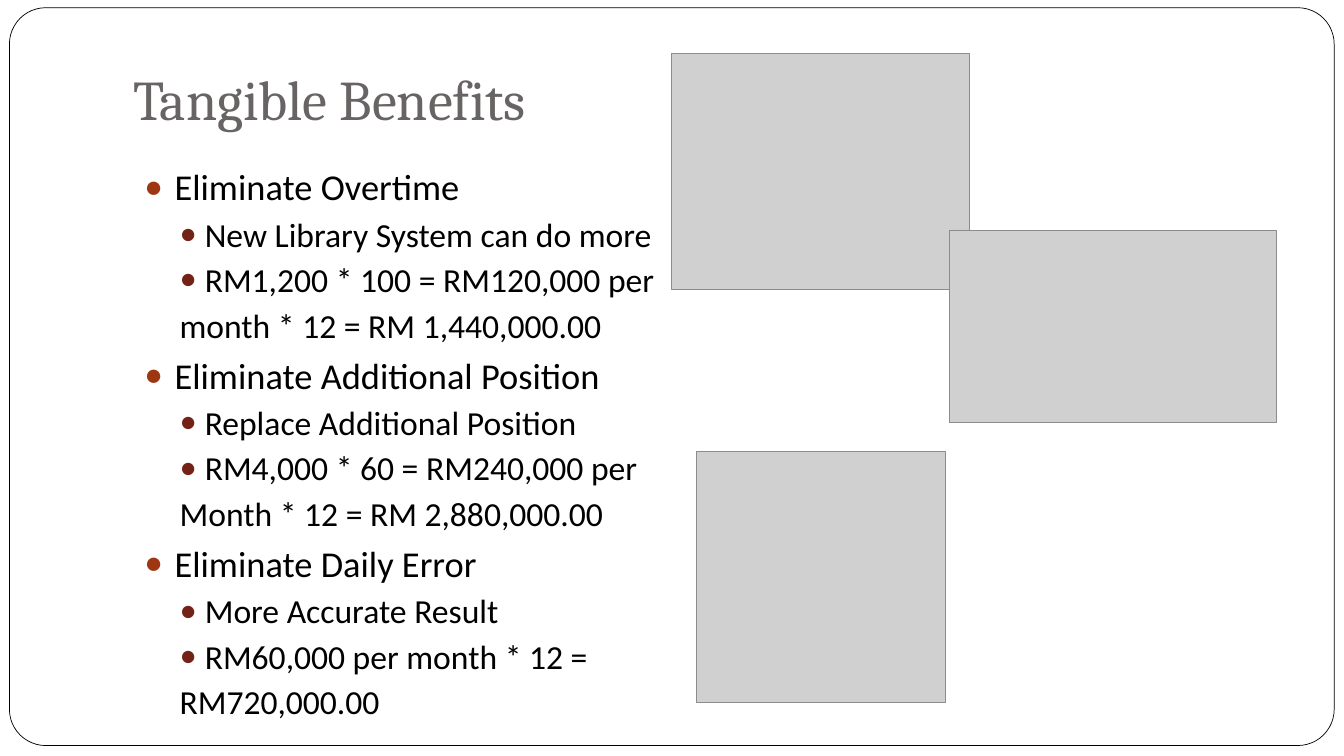
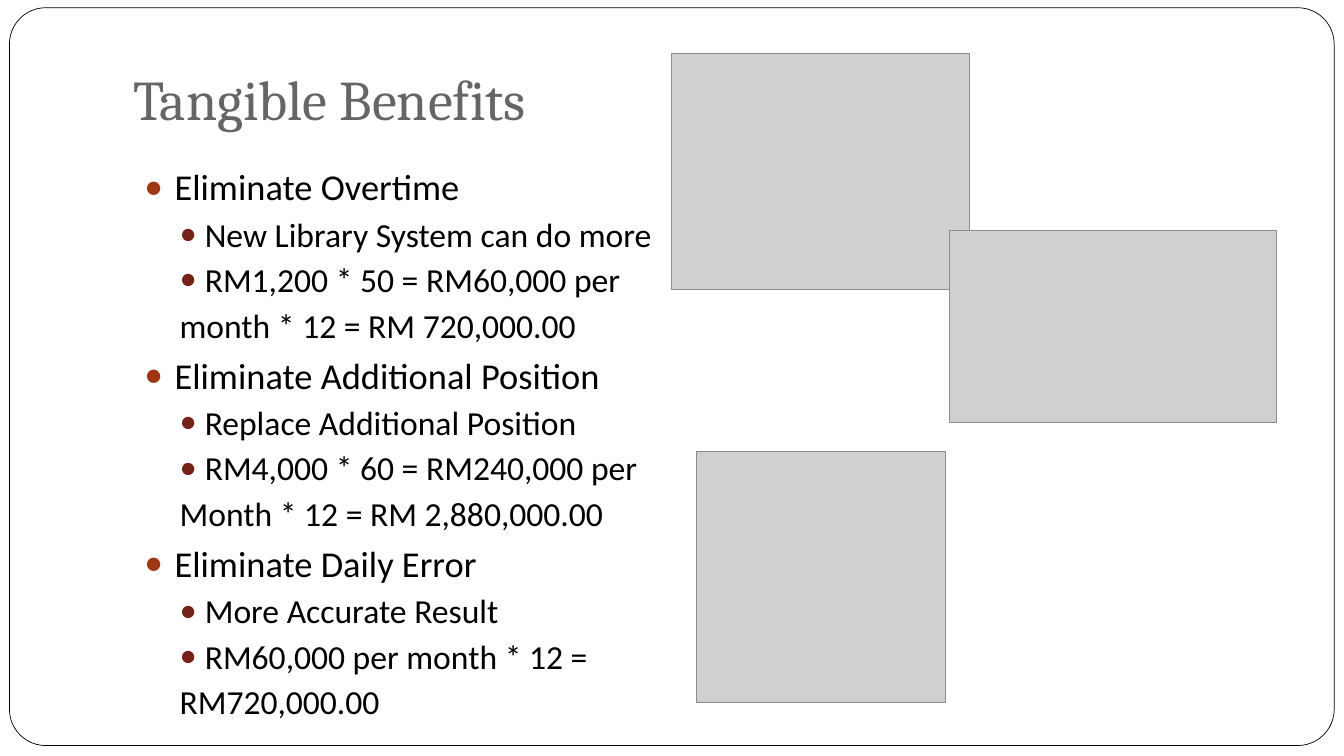
Before and after one commit to jyu1129/Library-System-IS-assignment, a slide deck: slide 4 of Final presentation/CaseStudy Final Presentation.pptx. Drawn at 1344x756 pixels with LibreOffice and Linux fonts; fonts in the diff are those of the drawing; grey boxes stand for pictures; background and template pictures are left out. Boxes give left, top, right and bottom in pixels: in the first picture for what was removed or moved away, otherwise in the second. Text is boxed around its words. In the diff, an @@ line names an element or a change of style, - is before the commit and + after.

```diff
--- a/Final presentation/CaseStudy Final Presentation.pptx
+++ b/Final presentation/CaseStudy Final Presentation.pptx
@@ text at bbox=[180, 269, 620, 342]: text changed @@
-  ● RM1,200 * 100 = RM120,000 per
-  month * 12 = RM 1,440,000.00
+  ● RM1,200 * 50 = RM60,000 per
+  month * 12 = RM 720,000.00
```
Also in this commit, not shown: 1 other slide changed.
